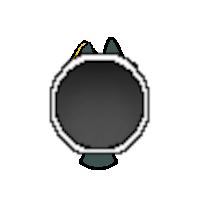
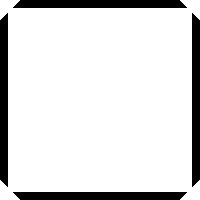
Layered file, before and after one edit (200 × 200). Changes by layer:
showed group "portrait" (2 layers) over (x1=0, y1=0, x2=200, y2=200)
painted on "portrait #0" over (x1=0, y1=0, x2=200, y2=200)
hid group "hat" (9 layers) over (x1=48, y1=37, x2=151, y2=156)
hid group "base_skin" (7 layers) over (x1=48, y1=57, x2=151, y2=170)